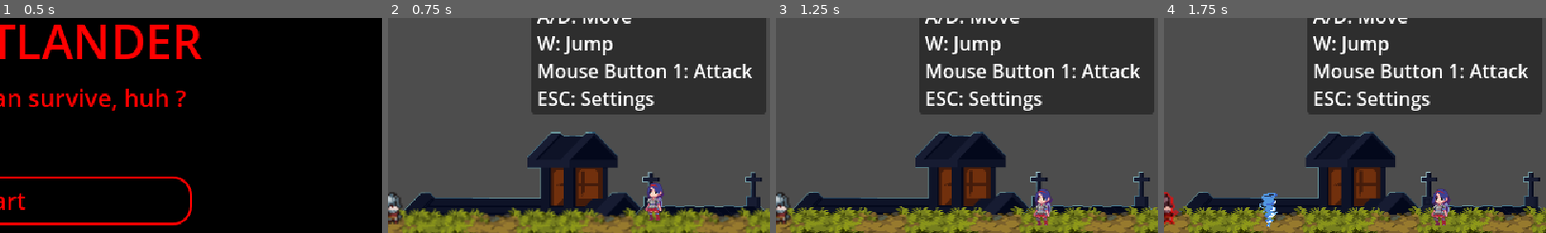
Above: before the commit, frames 1-4 (left to right).
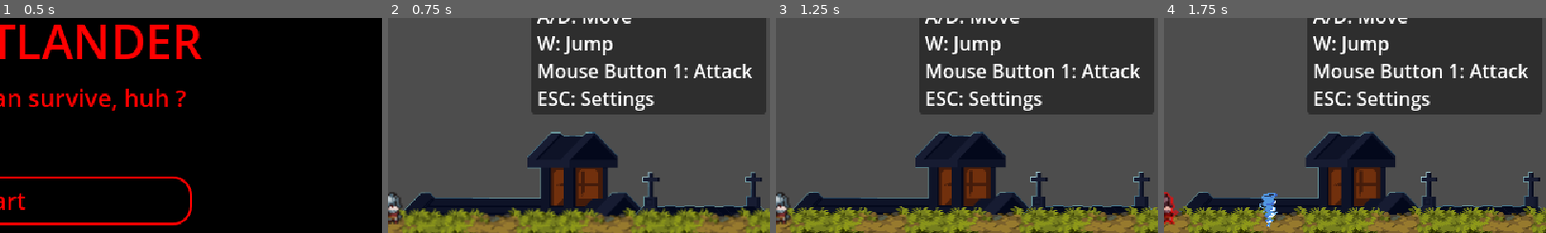
Above: after the commit, the same moments.

Repository: hinatanguyen/The-Outlander
Game: Godot game, scene res://Scene/MainMenu.tscn
Same seed, same stepped clock (60 frames per second), same inputs: the game is played once before the commit and once after it.
Inputs (mouse positions are % of the whole screen's width and height, from its top left):
- Up to frame 1 (0.5 s): no input
- Up to frame 2 (0.75 s): click "Start" at 0.5 s
- Up to frame 3 (1.25 s): no input
- Up to frame 4 (1.75 s): tap Enter at 1.25 s; move the mouse to (72, 45) at 1.27 s; hold D (move_right) from 1.28 s (still down); click (72, 45) at 1.35 s; tap W (jump) at 1.52 s; tap H at 1.55 s
The pictures show only the part of the screen within x 50-100%, y 7-57%; the shares and areas given below are measured in that part.

Frame 1 is identical in both runs. In frame 2, 0.6% of the frame differs, in the area x 67-73%, y 76-95%; in frame 3, 0.6%, in the area x 67-73%, y 79-97%; in frame 4, 0.6%.

Commit message:
不要なものを削除し、再生成を追加

Diff:
--- a/新しいゲームプロジェクト/Scene/dummy.tscn
+++ b/新しいゲームプロジェクト/Scene/dummy.tscn
@@ -1,9 +1,53 @@
-[gd_scene load_steps=21 format=3 uid="uid://bpehkylpiy6p"]
+[gd_scene load_steps=21 format=3 uid="uid://cadd40jqeh6mo"]
 
-[ext_resource type="Script" uid="uid://dfnrspwvihdea" path="res://Scripts/dummy.gd" id="1_1324b"]
 [ext_resource type="Texture2D" uid="uid://deyrdfwq4ayye" path="res://Character/Dummy/Dying_KG_1.png" id="2_1324b"]
 [ext_resource type="Texture2D" uid="uid://u32imqqpv80l" path="res://Character/Dummy/Hurt_KG_1.png" id="3_stcs8"]
 [ext_resource type="Texture2D" uid="uid://cfddh0wr2cwsj" path="res://Character/Dummy/Idle_KG_1.png" id="4_0lhgj"]
+
+[sub_resource type="GDScript" id="GDScript_rcqeu"]
+script/source = "extends CharacterBody2D
+
+# 重力の強さ
+const GRAVITY = 900.0
+
+@onready var anim = $AnimatedSprite2D
+@onready var collision_shape = $CollisionShape2D
+@onready var hurtbox = $Hurtbox
+
+# 体力
+var health = 10
+# 死亡しているかどうか
+var is_dead = false
+# ダメージを受けている最中かどうか
+var is_hurt = false
+
+func _ready():
+	# 初期状態ではアイドルアニメーションを再生
+	anim.play(\"idle\")
+
+func _physics_process(delta):
+	if is_dead:
+		return
+
+	# 重力を適用
+	if not is_on_floor():
+		velocity.y += GRAVITY * delta
+
+	# ダメージ中は動かない
+	if is_hurt:
+		velocity.x = 0
+		move_and_slide()
+		return
+
+	# ダミーは移動せず、その場で待機
+	velocity.x = 0
+	if not is_hurt:
+		anim.play(\"idle\")
+
+	move_and_slide()
+
+# --- ダ
+"
 
 [sub_resource type="AtlasTexture" id="AtlasTexture_k6daa"]
 atlas = ExtResource("2_1324b")
@@ -123,7 +167,7 @@
 [node name="Dummy" type="CharacterBody2D" groups=["enemy"]]
 z_index = 5
 collision_layer = 16
-script = ExtResource("1_1324b")
+script = SubResource("GDScript_rcqeu")
 
 [node name="AnimatedSprite2D" type="AnimatedSprite2D" parent="."]
 sprite_frames = SubResource("SpriteFrames_h24kr")
--- a/新しいゲームプロジェクト/Scene/level1.tscn
+++ b/新しいゲームプロジェクト/Scene/level1.tscn
@@ -15,7 +15,6 @@
 [ext_resource type="Script" uid="uid://dk1ktyr6ufw27" path="res://Scripts/tutorial_ui.gd" id="13_y1l13"]
 [ext_resource type="Script" uid="uid://q38mrbkgpvlo" path="res://Scripts/enemy_spawner.gd" id="14_na608"]
 [ext_resource type="PackedScene" uid="uid://dgdjco784tj1h" path="res://Scene/orc.tscn" id="15_b7un4"]
-[ext_resource type="PackedScene" uid="uid://bpehkylpiy6p" path="res://Scene/dummy.tscn" id="16_5aipi"]
 [ext_resource type="Script" uid="uid://x5h7ojqkiqys" path="res://Scripts/trigger.gd" id="17_101n0"]
 [ext_resource type="Script" uid="uid://cfjw2ppx50v2g" path="res://Scripts/level_manager.gd" id="18_l4g8e"]
 [ext_resource type="PackedScene" uid="uid://khls41eil850" path="res://Scene/portal.tscn" id="19_7qr5h"]
@@ -1805,9 +1804,6 @@
 rotation = -1.5707964
 shape = SubResource("WorldBoundaryShape2D_nr8wp")
 
-[node name="Dummy" parent="." instance=ExtResource("16_5aipi")]
-position = Vector2(-1363, 98)
-
 [node name="SpawnerTrigger1" type="Area2D" parent="."]
 collision_mask = 2
 script = ExtResource("17_101n0")
--- a/新しいゲームプロジェクト/Scripts/dummy.gd
+++ /dev/null
@@ -1,42 +0,0 @@
-extends CharacterBody2D
-
-# 重力の強さ
-const GRAVITY = 900.0
-
-@onready var anim = $AnimatedSprite2D
-@onready var collision_shape = $CollisionShape2D
-@onready var hurtbox = $Hurtbox
-
-# 体力
-var health = 10
-# 死亡しているかどうか
-var is_dead = false
-# ダメージを受けている最中かどうか
-var is_hurt = false
-
-func _ready():
-	# 初期状態ではアイドルアニメーションを再生
-	anim.play("idle")
-
-func _physics_process(delta):
-	if is_dead:
-		return
-
-	# 重力を適用
-	if not is_on_floor():
-		velocity.y += GRAVITY * delta
-
-	# ダメージ中は動かない
-	if is_hurt:
-		velocity.x = 0
-		move_and_slide()
-		return
-
-	# ダミーは移動せず、その場で待機
-	velocity.x = 0
-	if not is_hurt:
-		anim.play("idle")
-
-	move_and_slide()
-
-# --- ダ
--- a/新しいゲームプロジェクト/Scripts/enemy_spawner.gd
+++ b/新しいゲームプロジェクト/Scripts/enemy_spawner.gd
@@ -3,7 +3,7 @@
 @export_group("Enemy 設定")
 @export var enemy_scene: PackedScene
 @export var spawn_interval: float = 2.0
-@export var max_enemies: int = 10 # 画面上に同時に存在できる最大数
+@export var max_enemies: int = 40 # 画面上に同時に存在できる最大数
 @export var total_spawns_limit: int = 10 # この数までスポーンしたら停止
 
 @export_group("状態")
--- a/新しいゲームプロジェクト/Scripts/level_manager.gd
+++ b/新しいゲームプロジェクト/Scripts/level_manager.gd
@@ -2,7 +2,7 @@
 
 @export_group("Level Settings")
 @export var next_level_path: String = "res://Scene/level3.tscn"
-@export var enemies_to_defeat: int = 1
+@export var enemies_to_defeat: int = 20
 
 @export_group("Portal Settings")
 @export var portal_scene: PackedScene
--- a/新しいゲームプロジェクト/Scripts/orc.gd
+++ b/新しいゲームプロジェクト/Scripts/orc.gd
@@ -96,7 +96,7 @@
 	# プレイヤーが攻撃範囲内にいるか確認
 	if player_in_attack_zone and not is_dead and not is_hurt:
 		if player.has_method("take_damage"):
-			player.take_damage(36) # 1 ダメージ
+			player.take_damage(20) # 1 ダメージ
 
 	await anim.animation_finished
 	is_attacking = false
--- a/新しいゲームプロジェクト/Scripts/player.gd
+++ b/新しいゲームプロジェクト/Scripts/player.gd
@@ -4,6 +4,11 @@
 
 const SPEED = 300.0
 const JUMP_VELOCITY = -650.0
+const MAX_HEALTH = 100
+const REGEN_DELAY = 3.0  # 3秒間ダメージを受けなければ回復開始
+const REGEN_AMOUNT = 5   # 毎回の回復量
+const REGEN_INTERVAL = 0.5  # 0.5秒ごとに回復
+
 var gravity = ProjectSettings.get_setting("physics/2d/default_gravity")
 
 @onready var anim = $AnimatedSprite2D
@@ -18,8 +23,16 @@
 var is_dead = false
 var health = 100
 
+# 回復システム用の変数
+var time_since_last_damage = 0.0
+var time_since_last_regen = 0.0
+var is_regenerating = false
+
 func _physics_process(delta):
 	if is_dead: return
+
+	# 回復システムの更新
+	update_health_regeneration(delta)
 
 	# ダメージ中
 	if is_hurt:
@@ -55,6 +68,33 @@
 
 	move_and_slide()
 
+# --- 回復システム ---
+func update_health_regeneration(delta):
+	# 体力が満タンなら回復不要
+	if health >= MAX_HEALTH:
+		is_regenerating = false
+		return
+
+	# 最後のダメージからの経過時間を追跡
+	time_since_last_damage += delta
+
+	# 一定時間ダメージを受けていない場合、回復開始
+	if time_since_last_damage >= REGEN_DELAY:
+		if not is_regenerating:
+			is_regenerating = true
+			time_since_last_regen = 0.0
+
+		# 回復インターバルごとに体力を回復
+		time_since_last_regen += delta
+		if time_since_last_regen >= REGEN_INTERVAL:
+			regenerate_health()
+			time_since_last_regen = 0.0
+
+func regenerate_health():
+	if health < MAX_HEALTH:
+		health = min(health + REGEN_AMOUNT, MAX_HEALTH)
+		health_changed.emit(health)
+
 # --- 行動処理 ---
 func perform_attack():
 	is_attacking = true
@@ -80,6 +120,10 @@
 	health -= damage_amount
 	health_changed.emit(health)
 
+	# ダメージを受けたら回復タイマーをリセット
+	time_since_last_damage = 0.0
+	is_regenerating = false
+
 	if health <= 0:
 		die()
 	else:
@@ -99,8 +143,6 @@
 
 	is_dead = true
 	velocity.x = 0
-
-	# プレイヤー死亡時の処理（デバッグ用のprintを削除）
 
 	# Disable physics processing immediately
 	set_physics_process(false)
Binary file removed: 新しいゲームプロジェクト/Character/Dummy/Dying_KG_1.png
Not shown, removed: 新しいゲームプロジェクト/Character/Dummy/Dying_KG_1.png.import
Binary file removed: 新しいゲームプロジェクト/Character/Dummy/Hurt_KG_1.png
Not shown, removed: 新しいゲームプロジェクト/Character/Dummy/Hurt_KG_1.png.import
Binary file removed: 新しいゲームプロジェクト/Character/Dummy/Idle_KG_1.png
Not shown, removed: 新しいゲームプロジェクト/Character/Dummy/Idle_KG_1.png.import
Not shown: 1 places in 新しいゲームプロジェクト/Scene/level1.tscn that only renumber resources
Not shown, removed: 新しいゲームプロジェクト/Scripts/dummy.gd.uid
